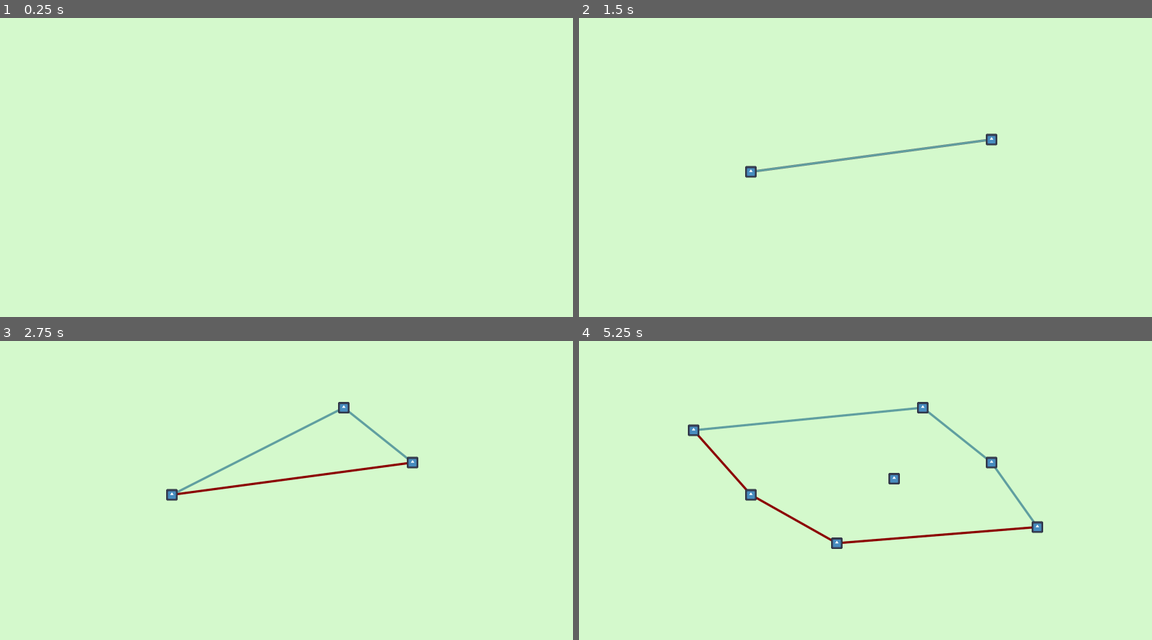
Above: before the commit, frames 1-4 (two rows, left to right).
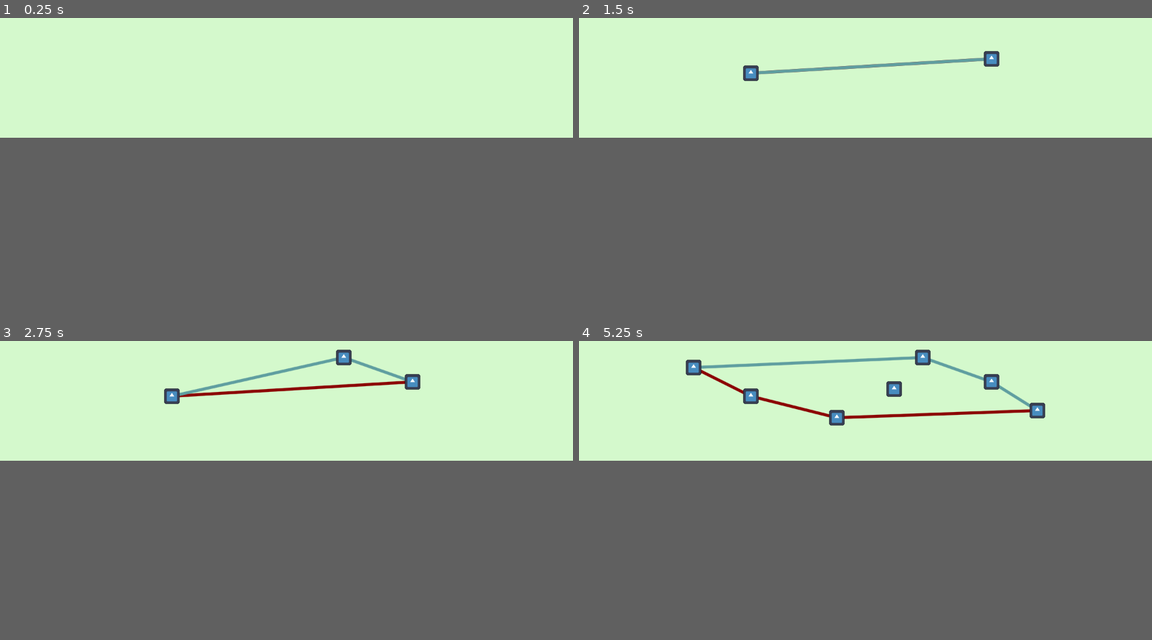
Above: after the commit, the same moments.

Repository: riorio805/geokom
Game: Godot game, scene res://main.tscn
Two runs of this game, one before a commit and one after it. Both use one fixed random seed, a clock stepped at 60 frames per second and the inputs below. The engine's default icon, where the game draws it, is replaced by a stand-in: a white triangle on a blue panel in a dark square.
Inputs (mouse positions are in pixels of both pictures, inside the frame that each line leads up to):
- Up to frame 1 (0.25 s): no input
- Up to frame 2 (1.5 s): tap Enter at 0.5 s; move the mouse to (991, 140) at 0.52 s; click (991, 140) at 0.67 s; tap R (debug_reset) at 1.25 s; drag from (750, 170) to (836, 221) at 1.27 s
- Up to frame 3 (2.75 s): tap R (debug_reset) at 2 s; move the mouse to (343, 406) at 2.02 s; click (343, 406) at 2.17 s
- Up to frame 4 (5.25 s): tap R (debug_reset) at 2.75, 3.5, 4.25 s; drag from (836, 544) to (693, 430) at 2.77 s; move the mouse to (1037, 526) at 3.52 s; click (1037, 526) at 3.67 s; tap F3 (debug) at 4.15 s; drag from (693, 430) to (779, 397) at 4.27 s; move the mouse to (894, 478) at 5.02 s; click (894, 478) at 5.17 s
In our replay, the window is 800x450 before the commit and 800x200 after it. These sizes can differ from the game's own. Grey fills any space a smaller window leaves; there, only what the larger window draws over its background counts as a difference.

The runs differ from the first frame. In frame 1, only the window size differs. In frame 2, 1.3% of the frame differs, in the area x 28-74%, y 11-54%; in frame 3, 2.4%; in frame 4, 3.9%, in the area x 18-82%, y 2-70%.

Commit message:
voronoi tes

Diff:
--- /dev/null
+++ b/fredo's playground/avl_node.gd
@@ -0,0 +1,69 @@
+class_name AVLNode
+
+# AVL stuff
+var height: int = 1
+var left: AVLNode = null
+var right: AVLNode = null
+
+# modified AVL : access predecessor & successor at O(1)
+var prev: AVLNode = null
+var next: AVLNode = null
+
+# beach line
+var arc_focus: Vector2
+
+# edge
+var right_edge_start
+var right_edge_direction
+#var ends_in_directrix
+
+func _init(data:Vector2) -> void:
+	arc_focus = data
+
+func get_right_breakpoint(directrix_y):
+	if next != null:
+		return _get_breakpoint(arc_focus, next.arc_focus, directrix_y, false)
+	return Vector2(INF, INF)
+
+func get_left_breakpoint(directrix_y):
+	if prev != null:
+		return _get_breakpoint(arc_focus, prev.arc_focus, directrix_y, true)
+	return Vector2(-INF, INF)
+
+func _get_breakpoint(p1:Vector2, p2:Vector2, directrix_y, take_min:bool):
+	p1.y = -p1.y
+	p2.y = -p2.y
+	directrix_y = -directrix_y
+
+	# asumsi parabola terletak pada y yang lebih besar daripada directrix_y
+	var pembagi1 = 2*(p1.y-directrix_y)
+	var pembagi2 = 2*(p2.y-directrix_y)
+
+	var a = 1.0 / pembagi1 - 1.0 / pembagi2
+	var b = -2*p1.x/pembagi1 + 2*p2.x/pembagi2
+	var c = (p1.x*p1.x + p1.y*p1.y - directrix_y*directrix_y)/pembagi1 - (p2.x*p2.x + p2.y*p2.y - directrix_y*directrix_y)/pembagi2
+
+	# Use quadratic formula
+	var discriminant = b * b - 4.0 * a * c
+	discriminant = max(0.0, discriminant)  # Avoid negative values due to floating point errors
+
+	# Return leftmost intersection point for Fortune's algorithm
+	var x1 = (-b - sqrt(discriminant)) / (2.0 * a)
+	var x2 = (-b + sqrt(discriminant)) / (2.0 * a)
+
+	p1.y = -p1.y
+	p2.y = -p2.y
+	directrix_y = -directrix_y
+
+
+	var ans_x = x1 if take_min else x2
+	var ans_y = (pow(ans_x,2) - 2*p1.x*ans_x + p1.x*p1.x + p1.y*p1.y - directrix_y)/pembagi1
+
+	return Vector2(ans_x, ans_y)
+
+
+func get_y(x, directrix_y):
+	var pembilang = x*x - 2*arc_focus.x*x + arc_focus.x*arc_focus.x + pow(arc_focus.y, 2) - pow(directrix_y,2)
+	var penyebut = 2*(arc_focus.y-directrix_y)
+
+	return pembilang/penyebut
--- /dev/null
+++ b/fredo's playground/avl_tree.gd
@@ -0,0 +1,435 @@
+# AVLTree.gd
+class_name AVLTree
+
+const EPS = 3.0
+var root: AVLNode = null
+
+signal add_circle_event(y, x)
+signal add_edge(from:Vector2, to:Vector2)
+signal add_circle(center, radius)
+
+# Helper functions
+func _get_height(node: AVLNode) -> int:
+	return node.height if node != null else 0
+
+func _update_height(node: AVLNode) -> void:
+	node.height = 1 + max(_get_height(node.left), _get_height(node.right))
+
+func _balance_factor(node: AVLNode) -> int:
+	return _get_height(node.left) - _get_height(node.right)
+
+# Rotation functions
+func _rotate_right(y: AVLNode) -> AVLNode:
+	var x = y.left
+	var t2 = x.right
+
+	# Perform rotation
+	x.right = y
+	y.left = t2
+
+	# Update heights
+	_update_height(y)
+	_update_height(x)
+
+	# Update successor and predecessor pointers
+	#y.predecessor = x
+	#x.successor = y
+	#if t2 != null:
+		#t2.predecessor = y
+		#y.successor = t2
+
+	return x
+
+func _rotate_left(x: AVLNode) -> AVLNode:
+		 #x
+	   #/   \
+			 #y
+		   #/
+		  #t2
+	var y = x.right
+	var t2 = y.left
+
+	# Perform rotation
+	y.left = x
+	x.right = t2
+
+
+	# Update heights
+	_update_height(x)
+	_update_height(y)
+
+	# Update successor and predecessor pointers
+	#x.successor = y
+	#y.predecessor = x
+	#if t2 != null:
+		#t2.successor = x
+		#x.predecessor = t2
+
+	return y
+
+# Balance function with rotations
+func _balance(node: AVLNode) -> AVLNode:
+	_update_height(node)
+
+	# Check balance factor and apply rotations
+	if _balance_factor(node) > 1:
+		# kiri lebih tinggi
+		if _balance_factor(node.left) < 0:
+			# kiri kanan lebih tinggi dari kiri kiri
+			node.left = _rotate_left(node.left)
+		return _rotate_right(node)
+	elif _balance_factor(node) < -1:
+		# kanan lebih tinggi
+		if _balance_factor(node.right) > 0:
+			node.right = _rotate_right(node.right)
+		return _rotate_left(node)
+
+	return node
+
+
+func get_half_line_intersection(p1: Vector2, p2: Vector2, theta1: float, theta2: float):
+	#p1.y = -p1.y
+	#p2.y = -p2.y
+	var d1 = Vector2(cos(theta1), -sin(theta1))
+	var d2 = Vector2(cos(theta2), -sin(theta2))
+
+	var denom = d1.x * d2.y - d1.y * d2.x
+	if denom == 0:
+		print("paralel")
+		return null  # Parallel lines, no intersection
+
+
+	var m1 = d1.y/d1.x
+	var m2 = d2.y/d2.x
+
+	var c1 = p1.y - m1 * p1.x
+	var c2 = p2.y - m2 * p2.x
+
+	var intersection_x = (c2 - c1)/(m1 - m2)
+
+
+	var valid1 = (intersection_x > p1.x) == (d1.x>0)
+	var valid2 = (intersection_x > p2.x) == (d2.x>0)
+
+	if valid1 and valid2:
+		#p1.y = -p1.y
+		#p2.y = -p2.y
+
+		var ans = Vector2(intersection_x, intersection_x*m1+c1)
+		print(str(p1) + str(theta1).substr(0, 4) + " berpotongan dengan " + str(p2) + str(theta2).substr(0, 4) + " di " + str(ans))
+
+		return ans
+	else:
+		print(str(p1) + str(theta1).substr(0, 4) + " tidak berhimpit " + str(p2) + str(theta2).substr(0, 4))
+		return null
+
+
+# Helper to set predecessor and successor during insertion
+func _make_new_edge(node: AVLNode, start_point:Vector2, directrix_y) -> void:
+	# update edge tepat di kanan arc & cek circle event
+
+	node.right_edge_start = start_point
+	#add_circle.emit(node.right_edge_start, 10)
+	var teta = atan2(-node.next.arc_focus.y + node.arc_focus.y , node.next.arc_focus.x - node.arc_focus.x)
+	node.right_edge_direction = teta - PI/2
+
+	if node.prev != null:
+		# cek intersection left
+		var voronoi_vertex = get_half_line_intersection(node.prev.right_edge_start, node.right_edge_start, node.prev.right_edge_direction, node.right_edge_direction)
+		if voronoi_vertex != null:
+			add_circle_event.emit(voronoi_vertex.y + voronoi_vertex.distance_to(node.arc_focus), voronoi_vertex.x)
+			#add_circle.emit(voronoi_vertex, 10)
+			#node.next.ends_in_directrix = voronoi_vertex.y
+
+	if node.next.next != null:
+		# cek intersection right
+		var voronoi_vertex = get_half_line_intersection(node.right_edge_start, node.next.right_edge_start, node.right_edge_direction, node.next.right_edge_direction)
+		if voronoi_vertex != null:
+			add_circle_event.emit(voronoi_vertex.y + voronoi_vertex.distance_to(node.next.arc_focus), voronoi_vertex.x)
+			#add_circle.emit(voronoi_vertex, 8)
+
+
+func _check_circle_event_on_newly_inserted_arc(node: AVLNode, directrix_y) -> void:
+	# asumsi edge sudah benar
+
+	if node.prev.prev != null:
+		print('cek kiri')
+		# check edge intersection with prev
+		var voronoi_vertex = get_half_line_intersection(node.prev.prev.right_edge_start, node.prev.right_edge_start, node.prev.prev.right_edge_direction, node.prev.right_edge_direction)
+		if voronoi_vertex != null:
+			print('cek kiri berhasil')
+			add_circle_event.emit(voronoi_vertex.y + voronoi_vertex.distance_to(node.prev.arc_focus), voronoi_vertex.x)
+			#node.next.ends_in_directrix = voronoi_vertex.y
+			add_circle.emit(voronoi_vertex, 10)
+			add_circle.emit(voronoi_vertex, voronoi_vertex.distance_to(node.arc_focus))
+
+	if node.next.next != null:
+		# check edge intersection with next
+		var voronoi_vertex = get_half_line_intersection(node.right_edge_start, node.next.right_edge_start, node.right_edge_direction, node.next.right_edge_direction)
+		if voronoi_vertex != null:
+			add_circle_event.emit(voronoi_vertex.y + voronoi_vertex.distance_to(node.next.arc_focus), voronoi_vertex.x)
+			#node.prev.ends_in_directrix = voronoi_vertex.y
+			add_circle.emit(voronoi_vertex, 10)
+			add_circle.emit(voronoi_vertex, voronoi_vertex.distance_to(node.arc_focus))
+
+func _insert_di_paling(node: AVLNode, data: Vector2, directrix_y, is_paling_kiri: bool) -> AVLNode:
+	if node == null:
+		var new_node = AVLNode.new(data)
+		return new_node
+
+	if is_paling_kiri:
+		# insert at left
+		node.left = _insert_di_paling(node.left, data, directrix_y, true)
+	else:
+		# insert at right
+		node.right = _insert_di_paling(node.right, data, directrix_y, false)
+
+	return _balance(node)
+
+# Recursive insert function that also balances the tree and updates predecessors and successors
+func _site_event(node: AVLNode, data: Vector2, directrix_y) -> AVLNode:
+	if node == null:
+		var new_node = AVLNode.new(data)
+		return new_node
+
+	var right_x = node.get_right_breakpoint(directrix_y).x
+	var left_x = node.get_left_breakpoint(directrix_y).x
+
+	if data.x < left_x:
+		# check site event at left
+		node.left = _site_event(node.left, data, directrix_y)
+
+	elif data.x > right_x:
+		# check site event at right
+		node.right = _site_event(node.right, data, directrix_y)
+
+	else:
+		# sef method
+		var arc_yg_di_split = node.arc_focus
+		var arc_yg_di_tengah = data
+
+
+		print("arc yang displit adalah " + str(arc_yg_di_split))
+
+		# insert at left
+		node.left = _insert_di_paling(node.left, arc_yg_di_split, directrix_y, false)
+
+		var new_node_left = _get_max_value_node(node.left)
+		new_node_left.prev = node.prev
+		new_node_left.next = node
+		if node.prev != null: node.prev.next = new_node_left
+		node.prev = new_node_left
+
+
+		# insert at right
+		node.right = _insert_di_paling(node.right, arc_yg_di_split, directrix_y, true)
+
+		var new_node_right = _get_min_value_node(node.right)
+		new_node_right.prev = node
+		new_node_right.next = node.next
+		if node.next != null: node.next.prev = new_node_right
+		node.next = new_node_right
+
+		# change arc_focus in middle
+		node.arc_focus = arc_yg_di_tengah
+
+
+		# update edge kanan kanan (kiri kiri tidak usah karena sudah otomatis)
+		var edge_kanan = [node.right_edge_start, node.right_edge_direction]
+		new_node_right.right_edge_start = edge_kanan[0]
+		new_node_right.right_edge_direction = edge_kanan[1]
+
+
+		# update edge tepat kiri & tepat kanan
+		var start = Vector2(data.x, new_node_left.get_y(data.x, directrix_y))
+		var teta = atan2(- node.arc_focus.y + node.prev.arc_focus.y , node.arc_focus.x - node.prev.arc_focus.x)
+		# print("teta = " + str(teta))
+
+		node.prev.right_edge_start = start # node.get_left_breakpoint(directrix_y)
+		node.prev.right_edge_direction = teta - PI/2
+
+		var arah = Vector2(cos(node.prev.right_edge_direction), -sin(node.prev.right_edge_direction))
+		#add_edge.emit(start, start + 300 * arah)
+		#add_circle.emit(start, 5)
+		#add_edge.emit(start, start - 300 * arah)
+
+		node.right_edge_start = start #node.get_right_breakpoint(directrix_y)
+		node.right_edge_direction = teta + PI/2
+
+		_check_circle_event_on_newly_inserted_arc(node, directrix_y)
+
+	#debug()
+
+
+	return _balance(node)
+
+# Public insert function
+func site_event(data: Vector2, directrix_y) -> void:
+	root = _site_event(root, data, directrix_y)
+
+func debug() -> void:
+	if root == null: return
+
+	var debug1 = _debug(root)
+	print("left/right: " + debug1)
+
+	var tmp = root
+	while (tmp.left != null):
+		tmp = tmp.left
+	var debug2 = ""
+	while (tmp != null):
+		debug2 += str(tmp.arc_focus) + str(tmp.right_edge_direction).substr(0, 4) + " "
+		tmp = tmp.next
+	print("prev/next: " + debug2)
+
+	tmp = root
+	while (tmp.next != null):
+		tmp = tmp.next
+	var debug3 = ""
+	while (tmp != null):
+		debug3 = str(tmp.arc_focus)+ str(tmp.right_edge_direction).substr(0, 4) + " " + debug3
+		tmp = tmp.prev
+	print("next/prev: " + debug3)
+
+	if debug2 == debug3 and debug1 == debug2:
+		print("SAMA")
+	else:
+		print('TIDAK SAMA')
+
+func _debug(node: AVLNode) -> String:
+	if node == null: return ""
+	return _debug(node.left) + str(node.arc_focus) + str(node.right_edge_direction).substr(0, 4) + " " + _debug(node.right)
+
+func _remove_min(node:AVLNode):
+	# syarat node harus bukan null
+	if node.left == null:
+		return null
+	return _balance(node)
+
+func _is_ded(node: AVLNode, directrix_y):
+	if node.prev == null or node.next == null: return false
+
+	#var point = Vector2(node.arc_focus.x, node.get_y())
+
+	#var dist1 = point.distance_squared_to(node.prev.arc_focus)
+	#var dist2 = point.distance_squared_to(node.next.arc_focus)
+	#var dist3 = (directrix_y - node.arc_focus.y)/2
+	#
+	#if dist1 == dist2 and dist1 == dist3:
+		#return true
+	#else:
+		#return false
+
+# Recursive remove function that also balances the tree
+func _remove(node: AVLNode, data_x, directrix_y) -> AVLNode:
+	if node == null:
+		return null
+
+	var right_x = node.get_right_breakpoint(directrix_y).x
+	var left_x = node.get_left_breakpoint(directrix_y).x
+	print(str(node.arc_focus) + "left: " + str(left_x) + ", right: " + str(right_x))
+
+
+	# Find the node to be removed
+	if not (abs(right_x-left_x) <= EPS and data_x <= right_x + EPS and data_x >= left_x - EPS):
+	#if !_is_ded(node, directrix_y):
+		if data_x < left_x + EPS:
+			# delete left
+			node.left = _remove(node.left, data_x, directrix_y)
+		elif data_x > right_x - EPS:
+			# delete right
+			node.right = _remove(node.right, data_x, directrix_y)
+		else:
+			# not valid
+			print("Circle Event not valid anymore")
+	else:
+		# delete current
+		print("deleting arc")
+
+
+
+		var voronoi_vertex = Vector2(data_x, node.get_y(data_x, directrix_y))
+
+		if node.left == null:
+			# Node with only right child (or no child at all)
+			# update prev & next
+			var removed_node = node
+			removed_node.prev.next = removed_node.next
+			removed_node.next.prev = removed_node.prev
+
+			# update tree
+			node = node.right
+
+			# close 2 edge
+			add_edge.emit(removed_node.prev.right_edge_start, voronoi_vertex)
+			add_edge.emit(removed_node.right_edge_start, voronoi_vertex)
+
+			# create new edge
+			_make_new_edge(removed_node.prev, voronoi_vertex, directrix_y)
+
+
+		elif node.right == null:
+			# Node with only left child
+
+			# update prev & next
+			var removed_node = node
+			removed_node.prev.next = removed_node.next
+			removed_node.next.prev = removed_node.prev
+
+			# update tree
+			node = node.left
+
+			# close 2 edge
+			add_edge.emit(removed_node.prev.right_edge_start, voronoi_vertex)
+			add_edge.emit(removed_node.right_edge_start, voronoi_vertex)
+
+			# create new edge
+			_make_new_edge(removed_node.next.prev, voronoi_vertex, directrix_y)
+
+		else:
+			# node has left & right child
+
+			# update tree
+			var tmp := _get_min_value_node(node.right)
+			node.arc_focus = tmp.arc_focus
+			node.right = _remove_min(node.right)
+
+			# update prev & next
+			if node.right != null:
+				var tmp1 = _get_min_value_node(node.right)
+				node.next = tmp1
+				tmp1.prev = node
+			else:
+				node.next = null
+
+			# close 2 edge
+			add_edge.emit(node.prev.right_edge_start, voronoi_vertex)
+			add_edge.emit(node.right_edge_start, voronoi_vertex)
+
+			# update edge kanan
+			node.right_edge_start = tmp.right_edge_start
+			node.right_edge_direction = tmp.right_edge_direction
+
+			# create new edge
+			_make_new_edge(node.prev, voronoi_vertex, directrix_y)
+
+
+		#removed_node.free()
+
+	return _balance(node) if node != null else null
+
+# Helper function to get the minimum value node
+func _get_min_value_node(node: AVLNode) -> AVLNode:
+	if node.left == null:
+		return node
+	return _get_min_value_node(node.left)
+
+func _get_max_value_node(node: AVLNode) -> AVLNode:
+	if node.right == null:
+		return node
+	return _get_max_value_node(node.right)
+
+# Public remove function
+func remove(data, directrix_y) -> void:
+	print("mau remove " + str(data))
+	root = _remove(root, data, directrix_y)
--- /dev/null
+++ b/fredo's playground/fredo.tscn
@@ -0,0 +1,18 @@
+[gd_scene load_steps=5 format=3 uid="uid://2hdyns8skmwf"]
+
+[ext_resource type="Script" path="res://main.gd" id="1_mbnjv"]
+[ext_resource type="Script" path="res://fredo's playground/voronoi_fredo.gd" id="2_63652"]
+[ext_resource type="PackedScene" uid="uid://53jcmh16ml7c" path="res://objects/dots.tscn" id="3_4ncfd"]
+[ext_resource type="Script" path="res://camera.gd" id="4_x8ieo"]
+
+[node name="Fredo" type="Node2D"]
+script = ExtResource("1_mbnjv")
+
+[node name="Draw" type="Node2D" parent="."]
+script = ExtResource("2_63652")
+
+[node name="Dots" parent="." instance=ExtResource("3_4ncfd")]
+
+[node name="Camera2D" type="Camera2D" parent="."]
+anchor_mode = 0
+script = ExtResource("4_x8ieo")
--- /dev/null
+++ b/fredo's playground/heap_node.gd
@@ -0,0 +1,13 @@
+extends Node
+
+class_name HeapNode
+
+var priority: int # y-position
+var is_site_event: bool
+var idx_point_or_x_pos
+
+
+func _init(priority: int, is_site_event: bool, idx_point_or_x_pos):
+	self.priority = priority
+	self.is_site_event = is_site_event
+	self.idx_point_or_x_pos = idx_point_or_x_pos
--- /dev/null
+++ b/fredo's playground/min_heap.gd
@@ -0,0 +1,66 @@
+extends Node
+
+# MinHeap class to manage HeapNode objects
+class_name MinHeap
+
+
+var heap: Array = []
+
+# Swap two elements in the heap
+func _swap(i: int, j: int) -> void:
+	var temp = heap[i]
+	heap[i] = heap[j]
+	heap[j] = temp
+
+# Insert a new HeapNode object into the min-heap
+func insert(node: HeapNode) -> void:
+	heap.append(node)
+	_heapify_up(heap.size() - 1)
+
+# Remove and return the HeapNode with the smallest priority
+func pop() -> HeapNode:
+	if heap.size() == 0:
+		return null
+	var min_node = heap[0]
+	heap[0] = heap[heap.size() - 1]
+	heap.pop_back()
+	_heapify_down(0)
+	return min_node
+
+# Return the HeapNode with the smallest priority without removing it
+func peek() -> HeapNode:
+	if heap.size() == 0:
+		return null
+	return heap[0]
+
+# Maintain min-heap property from bottom up based on priority
+func _heapify_up(index: int) -> void:
+	while index > 0:
+		var parent_index = (index - 1) / 2
+		if heap[index].priority < heap[parent_index].priority:
+			_swap(index, parent_index)
+			index = parent_index
+		else:
+			break
+
+# Maintain min-heap property from top down based on priority
+func _heapify_down(index: int) -> void:
+	while true:
+		var left_child = 2 * index + 1
+		var right_child = 2 * index + 2
+		var smallest = index
+
+		if left_child < heap.size() and heap[left_child].priority < heap[smallest].priority:
+			smallest = left_child
+		if right_child < heap.size() and heap[right_child].priority < heap[smallest].priority:
+			smallest = right_child
+
+		if smallest != index:
+			_swap(index, smallest)
+			index = smallest
+		else:
+			break
+
+# Utility to check if the heap is empty
+func is_empty() -> bool:
+	return heap.size() == 0
--- /dev/null
+++ b/fredo's playground/voronoi_fredo.gd
@@ -0,0 +1,109 @@
+extends Node2D
+
+var draw_edges = []
+# format elemen: [[Vector2 from, Vector2 to], ...]
+var draw_circles = []
+# format: [[Vector2 point, float radius], ...]
+
+const site_event_color = Color.DARK_RED
+const circle_event_color = Color.BLUE
+const voronoi_color = Color.BLACK
+const line_width = 1
+
+var min_heap = MinHeap.new()
+
+func _draw() -> void:
+	# draw edges
+	for edge in draw_edges:
+		#draw_line(edge[0], edge[1], line_color, line_width, true)
+		draw_polyline(edge, voronoi_color, line_width, true)
+	for c in draw_circles:
+		#draw_circle(c[0], c[1], circle_event_color, false, line_width, true)
+		pass
+
+	print(draw_edges)
+
+
+func _process(_delta) -> void:
+	if Input.is_action_pressed("debug") and Input.is_action_just_pressed("debug_color"):
+		pass
+		queue_redraw()
+
+func update_with_points(nodes:Array):
+	# get positions of nodes
+	var points := nodes.map(func (p): return p.position)
+	points.sort_custom(compare_y)
+
+	# add points to min heap
+	for i in range(len(points)):
+		min_heap.insert(HeapNode.new(points[i].y, true, i))
+	# print(len(points))
+
+
+	var beachlines := AVLTree.new()
+	beachlines.add_circle_event.connect(add_circle_event)
+	beachlines.add_edge.connect(add_edge)
+	beachlines.add_circle.connect(add_circle)
+
+
+	draw_edges = []
+	draw_circles = []
+	queue_redraw()
+
+	while !min_heap.is_empty():
+		var heap_node : HeapNode = min_heap.pop()
+
+		if heap_node.is_site_event:
+			# if site event
+			# replace that (arc0) to (arc0,edge1,arc1,edge1,arc0)
+			print("Site event")
+
+			# make new arc
+			var p = points[heap_node.idx_point_or_x_pos]
+
+			beachlines.site_event(p, heap_node.priority)
+
+		else:
+			# if circle event
+			# (edge0,arc0,edge0) -> (edge1)
+			print("Circle event")
+			# add_edge(Vector2(0, heap_node.priority), Vector2(1500, heap_node.priority))
+			beachlines.remove(heap_node.idx_point_or_x_pos, heap_node.priority)
+		beachlines.debug()
+
+	# min heap habis tapi heap masih sisa beachlines
+	var tmp = beachlines.root
+	while (tmp.prev != null):
+		tmp = tmp.prev
+	while (tmp.next != null): # karena arc terakhir tidak ada edge dikanannya
+		# tmp ini dipake buat draw edge
+		add_edge(tmp.right_edge_start, tmp.right_edge_start + 1000 * Vector2(cos(tmp.right_edge_direction), -sin(tmp.right_edge_direction)))
+		tmp = tmp.next
+
+	#beachlines.free()
+	queue_redraw()
+	print("- - - - DONE - - - -")
+
+func add_circle_event(y_sweepline, x):
+	print("- add circle event")
+	min_heap.insert(HeapNode.new(y_sweepline, false, x))
+
+func add_edge(from:Vector2, to:Vector2):
+	#print("GAMBAR EDGEE")
+	draw_edges.append([from, to])
+	queue_redraw()
+
+func add_circle(center, radius):
+	draw_circles.append([center, radius])
+	queue_redraw()
+
+# sort by y-value ascending
+func compare_y(a:Vector2, b:Vector2):
+	return a.y<b.y
+
+## Positive if turn left, negative if turn right
+func angle_between_points(p1:Vector2, p2:Vector2, p3:Vector2):
+	# https://stackoverflow.com/a/2150475
+	var a = p2 - p1
+	var b = p3 - p2
+	return atan2(a.x*b.y - a.y*b.x, a.x*b.x + a.y*b.y)
--- a/main.gd
+++ b/main.gd
@@ -11,6 +11,8 @@
 var left_clicked: bool
 var right_clicked: bool
 var right_pressed: bool
+
+
 
 func _process(delta) -> void:
 	_handle_mouse_input(delta)
--- a/project.godot
+++ b/project.godot
@@ -22,8 +22,8 @@
 
 [display]
 
-window/size/viewport_width=1600
-window/size/viewport_height=900
+window/size/viewport_width=1200
+window/size/viewport_height=300
 
 [editor_plugins]
 
